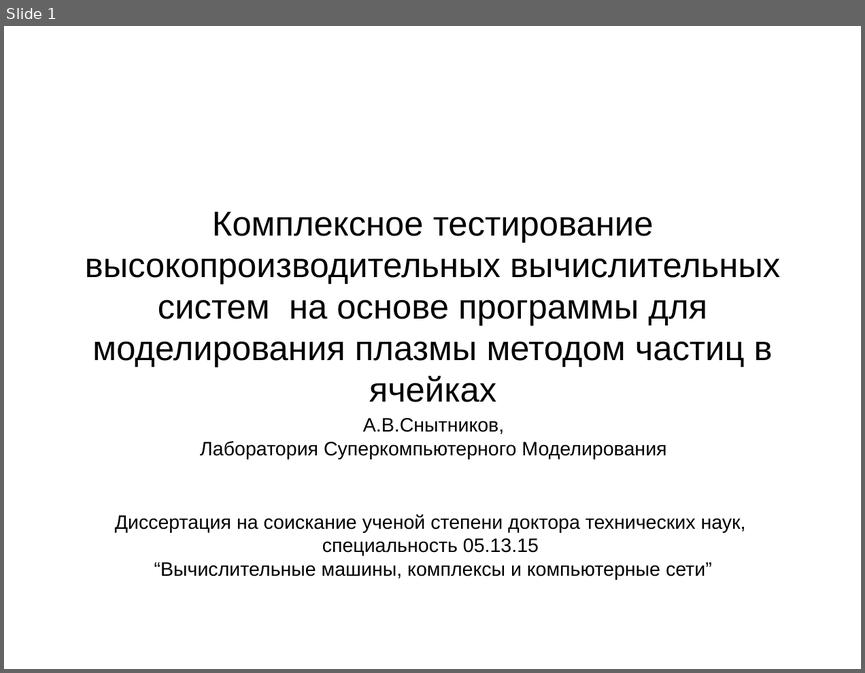
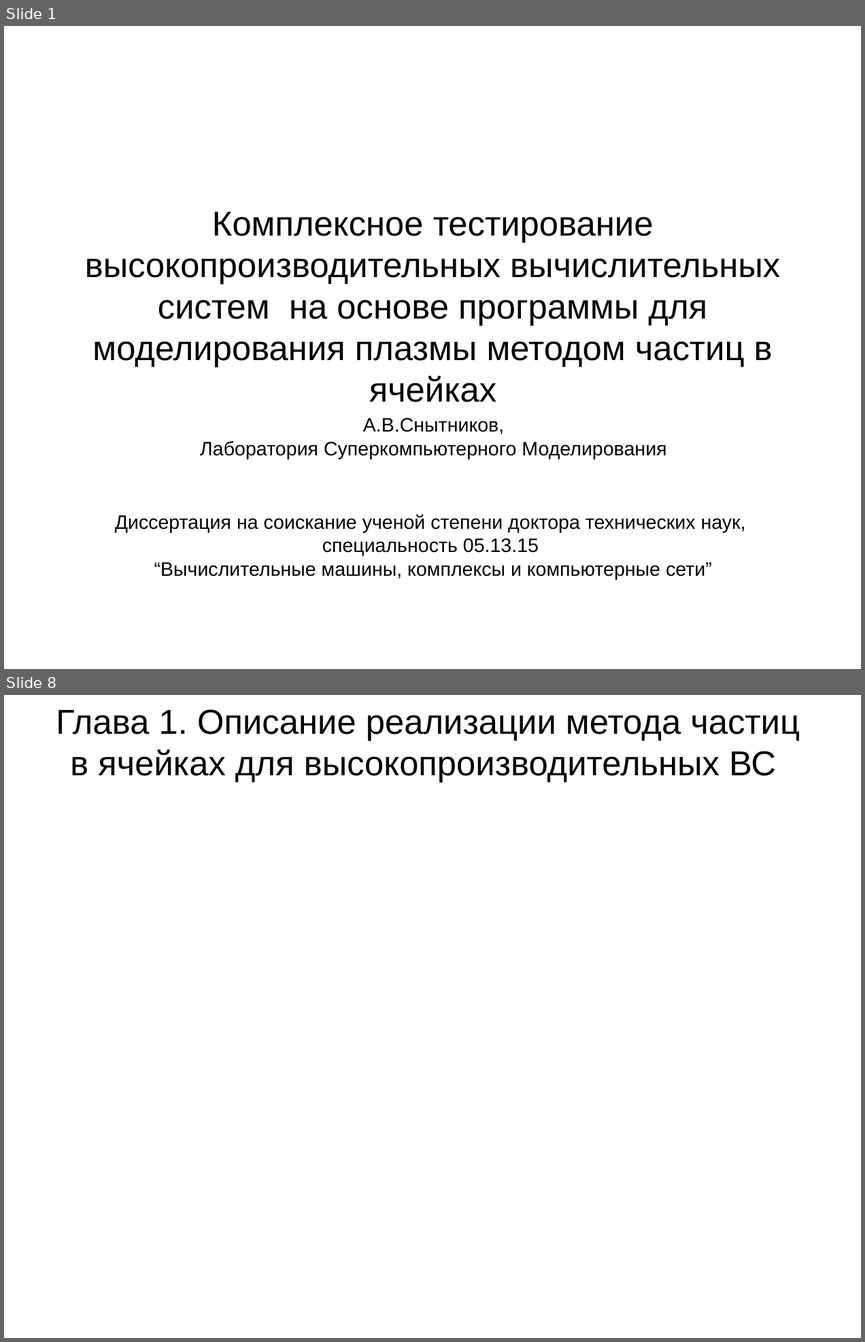
Before and after one commit to snytav/Russian-Phd-LaTeX-Dissertation-Template, a slide deck: Presentation/seminar_PIC_compplex_test_SnytnikovAV_4oct2018.odp. Shown one above the other, each under a label of ours: slide 1 before the commit, slides 1 and 8 after it; the slides between them are not shown. The pictures are 865x673 and 865x1342 pixels, drawn with LibreOffice and Linux fonts; fonts in the diff are those of the drawing. Boxes give left, top, right and bottom in pixels: in the first picture for what was removed or moved away, otherwise in the second. Text is boxed around its words. In the diff, an @@ line names an element or a change of style, - is before the commit and + after.

```diff
--- a/Presentation/seminar_PIC_compplex_test_SnytnikovAV_4oct2018.odp
+++ b/Presentation/seminar_PIC_compplex_test_SnytnikovAV_4oct2018.odp
@@ slide 8 added at [4, 695, 861, 1338], background #FFFFFF @@
@@ title added at [56, 709, 800, 782], 32 pt, text #000000 @@
+Глава 1. Описание реализации метода частиц в ячейках для высокопроизводительных ВС
```
Also in this commit, not shown: 8 other slides added, 2 other files.
